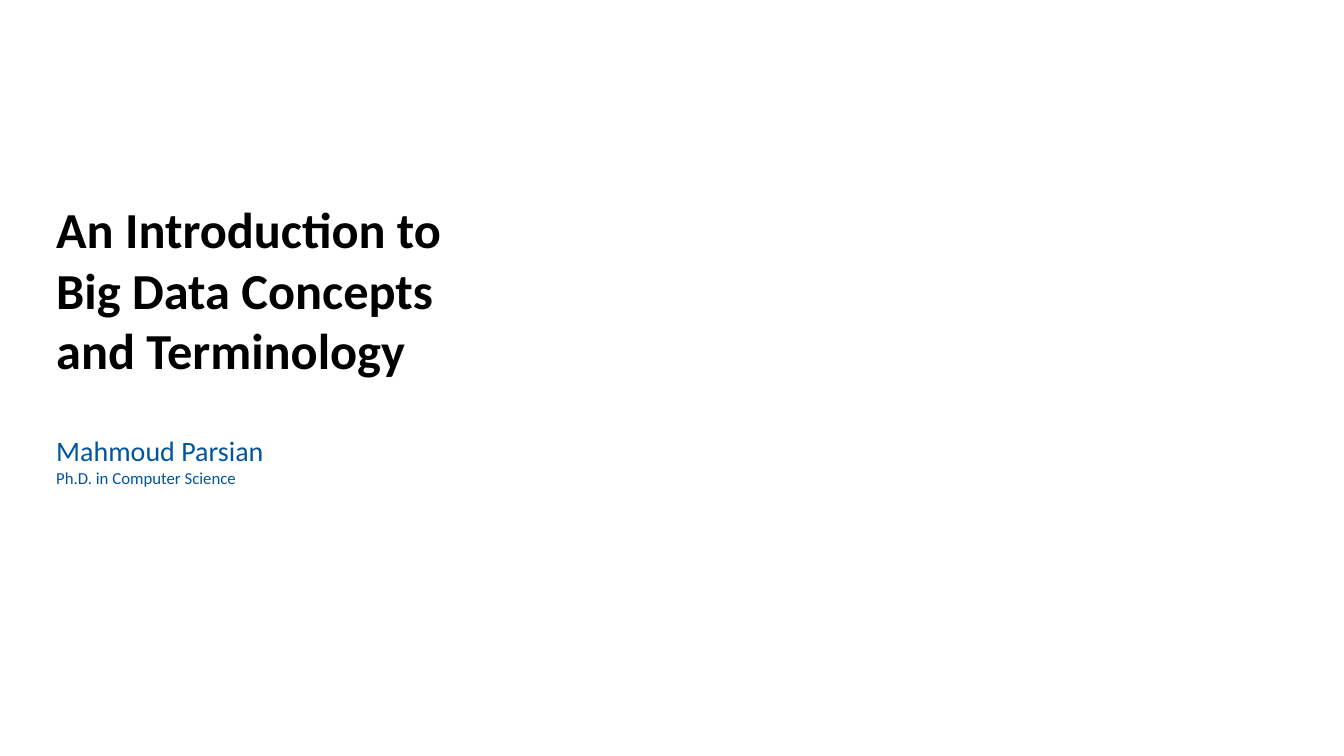
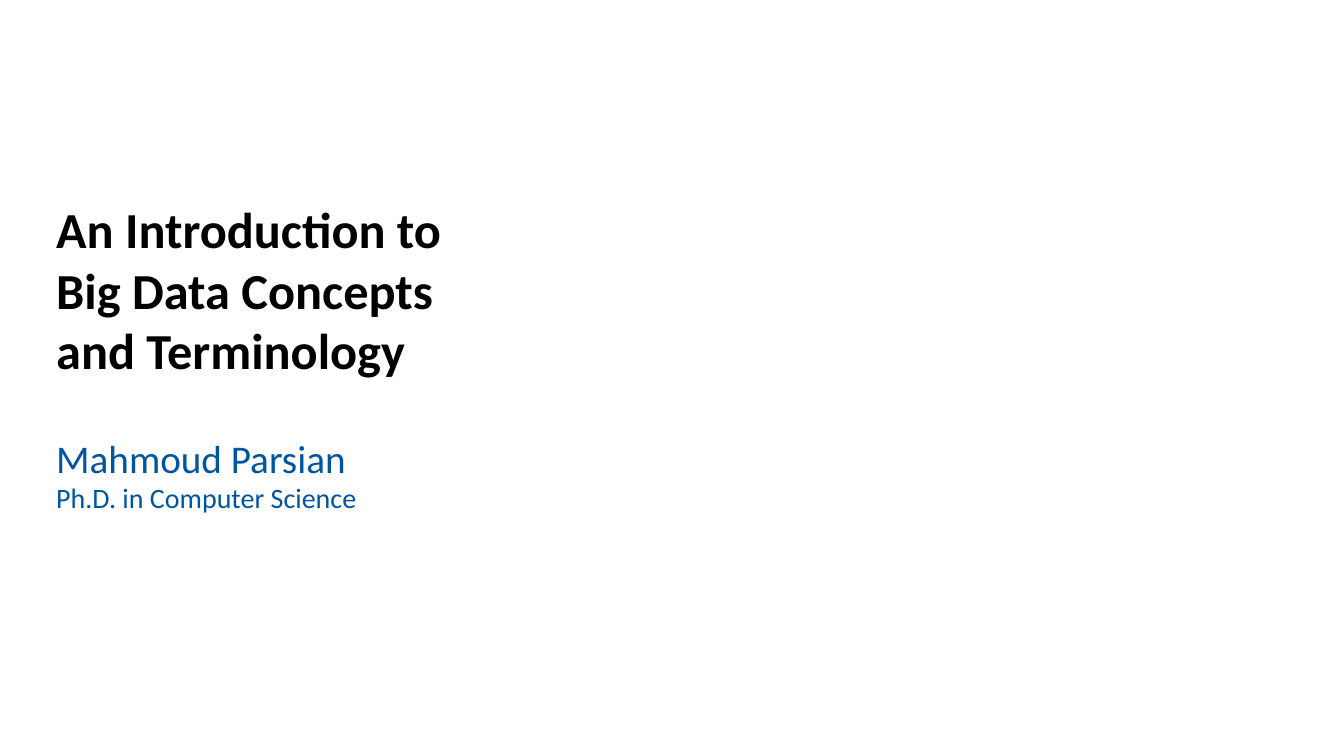
Before and after one commit to mahmoudparsian/big-data-modeling, a slide deck: slide 1 of slides/big_data/1.3_Introduction_to_Big_Data_Concepts.pptx. Drawn at 1344x756 pixels with LibreOffice and Linux fonts; fonts in the diff are those of the drawing; background and template pictures are left out. Boxes give left, top, right and bottom in pixels: in the first picture for what was removed or moved away, otherwise in the second. Text is boxed around its words. In the diff, an @@ line names an element or a change of style, - is before the commit and + after.

```diff
--- a/slides/big_data/1.3_Introduction_to_Big_Data_Concepts.pptx
+++ b/slides/big_data/1.3_Introduction_to_Big_Data_Concepts.pptx
@@ text "Mahmoud Parsian" at bbox=[56, 445, 357, 513]: size 20 to 28 pt in "Mahmoud Parsian"; size 12 to 20 pt in "Ph.D. in Computer Science" @@
```
Also in this commit, not shown: 1 other file.
